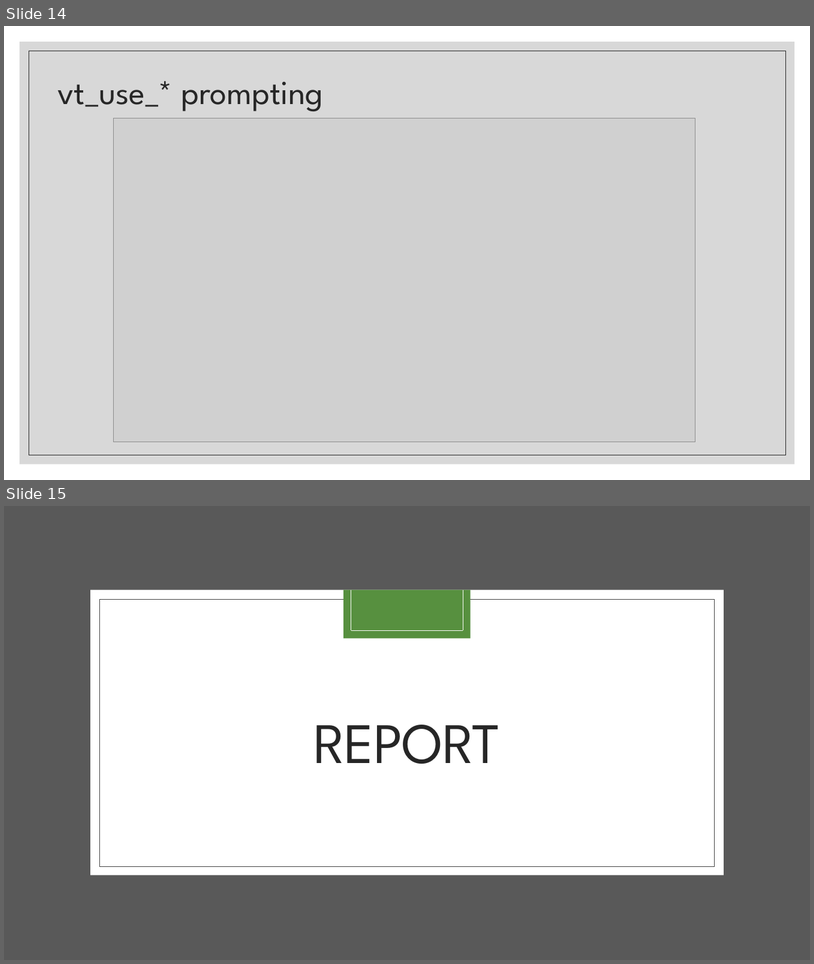
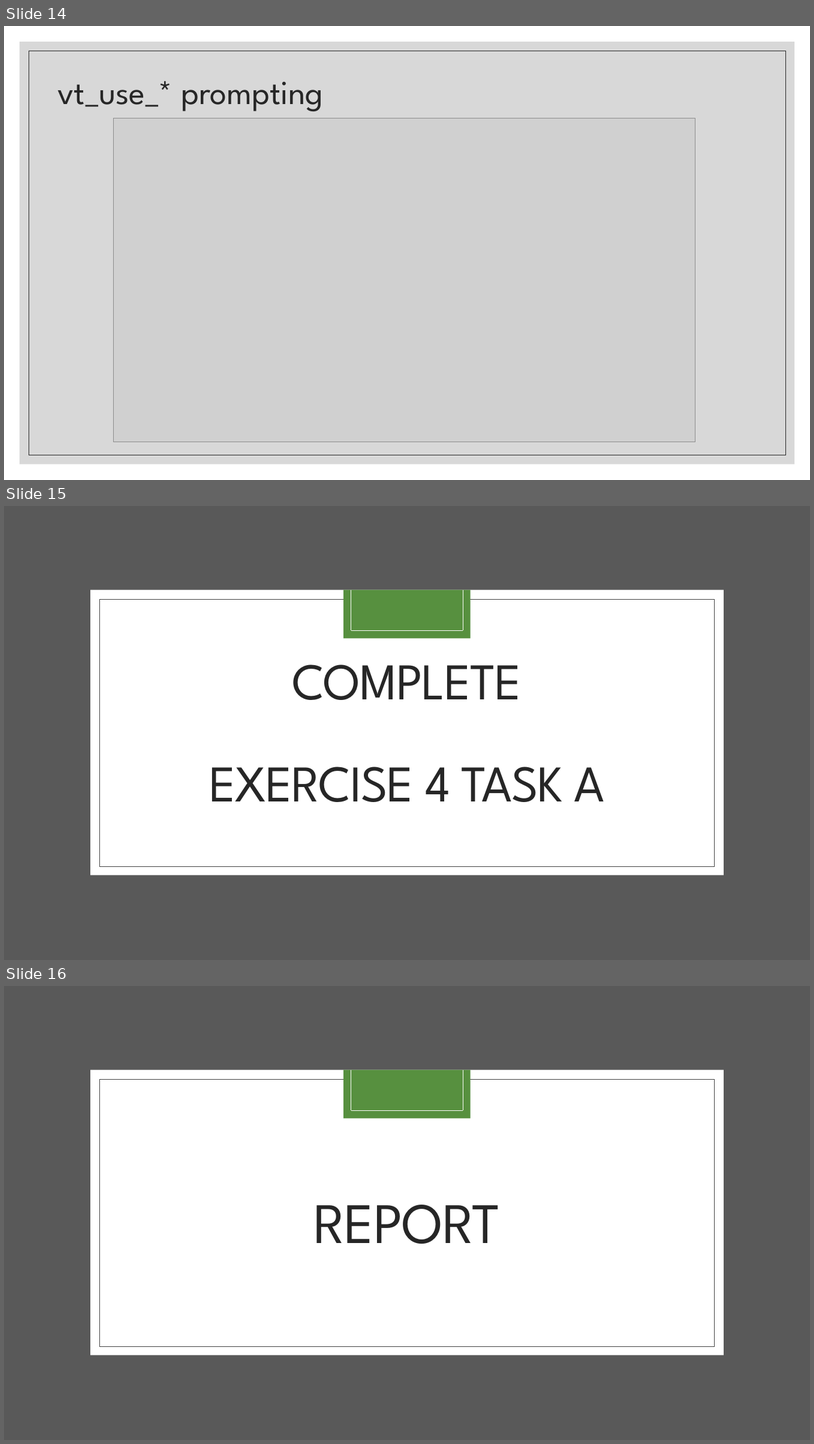
Before and after one commit to FredHutch/R_Package_Validation_Tutorial, a slide deck: Slides/Slides-04-Elements_of_Validation/Slides-04-Elements_of_Validation.pptx. Shown one above the other, each under a label of ours: slides 14 and 15 before the commit, slides 14, 15 and 16 after it. The pictures are 814x964 and 814x1444 pixels, drawn with LibreOffice and Linux fonts; fonts in the diff are those of the drawing; grey boxes stand for pictures. Boxes give left, top, right and bottom in pixels: in the first picture for what was removed or moved away, otherwise in the second. Text is boxed around its words. In the diff, an @@ line names an element or a change of style, - is before the commit and + after.

```diff
--- a/Slides/Slides-04-Elements_of_Validation/Slides-04-Elements_of_Validation.pptx
+++ b/Slides/Slides-04-Elements_of_Validation/Slides-04-Elements_of_Validation.pptx
@@ slide 15 added at (4,506,810,960), background #FFFFFF; not listed: 7 template elements that a slide beside it also shows @@
@@ title added at (209,664,605,802), 61.2 pt, text #262626 @@
+COMPLETE
+EXERCISE 4 TASK A
@@ what was slide 15 is now slide 16 @@
```
Also in this commit, not shown: 4 other slides added, 1 slide removed, 8 other files.
